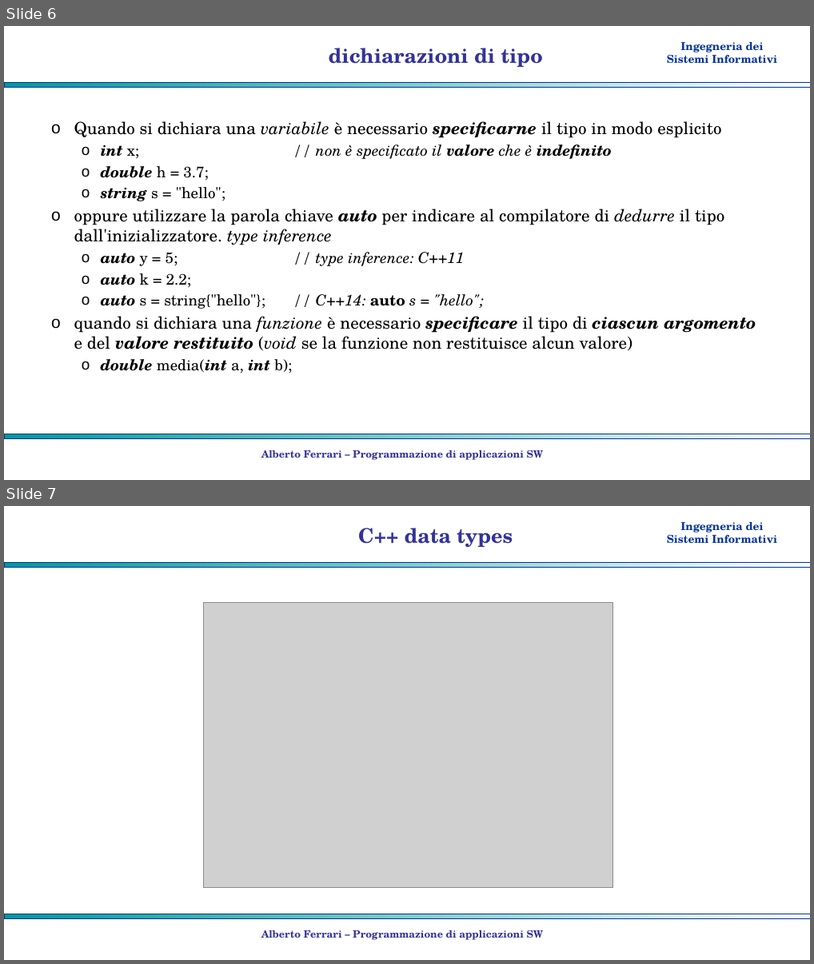
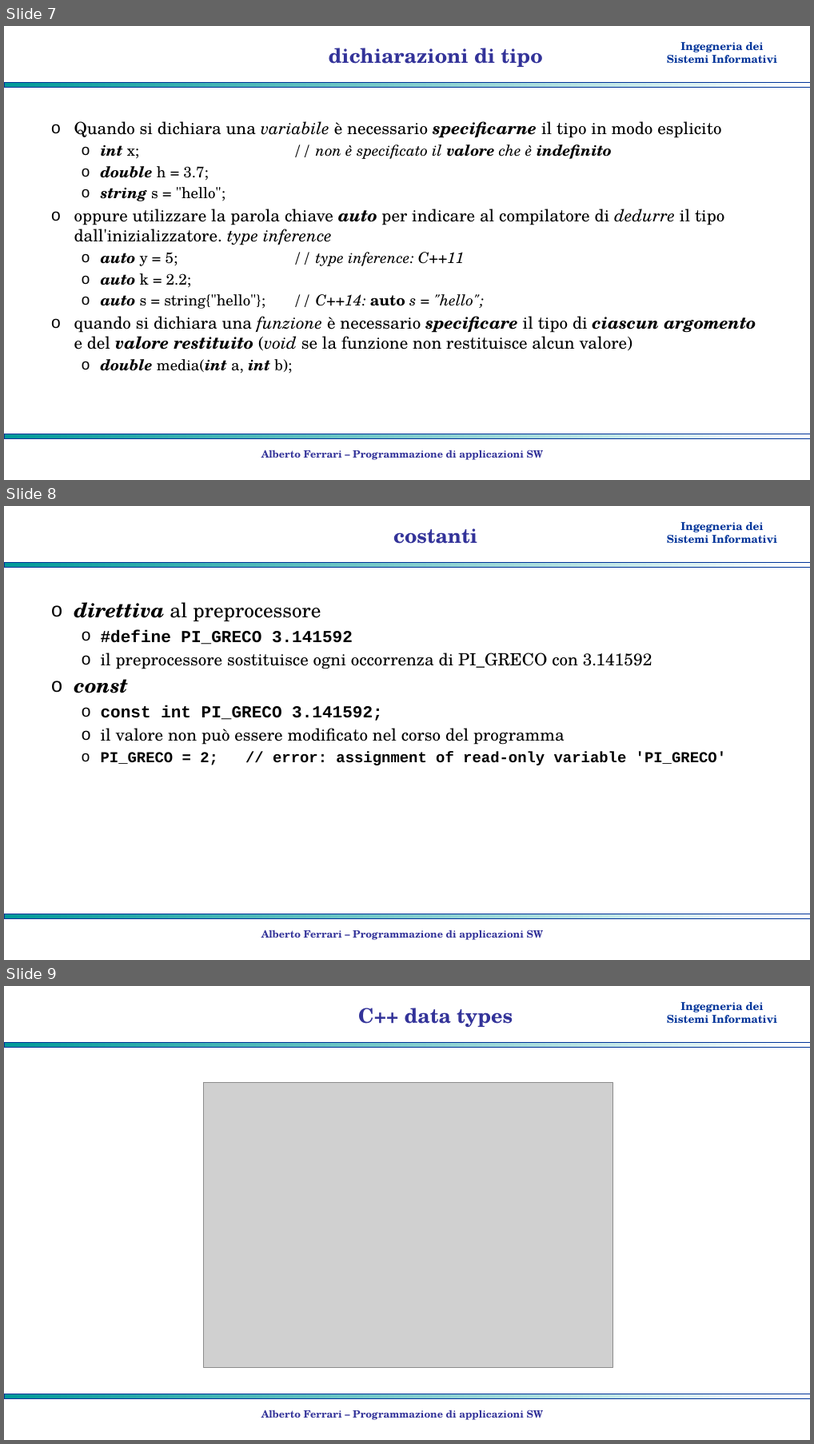
Before and after one commit to albertoferrari/pasw, a slide deck: lezioni/PASW03a - C++ tipi di dato.pptx. Shown one above the other, each under a label of ours: slides 6 and 7 before the commit, slides 7, 8 and 9 after it. The pictures are 814x964 and 814x1444 pixels, drawn with LibreOffice and Linux fonts; fonts in the diff are those of the drawing; grey boxes stand for pictures; background and template pictures are left out. Boxes give left, top, right and bottom in pixels: in the first picture for what was removed or moved away, otherwise in the second. Text is boxed around its words. In the diff, an @@ line names an element or a change of style, - is before the commit and + after.

```diff
--- a/lezioni/PASW03a - C++ tipi di dato.pptx
+++ b/lezioni/PASW03a - C++ tipi di dato.pptx
@@ slide 8 added at <box>4,506,810,960</box>, background #FFFFFF; not listed: 3 template elements that a slide beside it also shows @@
@@ title added at <box>394,528,478,544</box>, 24 pt, text #333399, bold @@
+costanti
@@ text added at <box>74,602,726,765</box>, 20 pt, text #000000 @@
+o direttiva al preprocessore
+  o #define PI_GRECO 3.141592
+  o il preprocessore sostituisce ogni occorrenza di PI_GRECO con 3.141592
+o const
+  o const int PI_GRECO 3.141592;
+  o il valore non può essere modificato nel corso del programma
+  o PI_GRECO = 2; // error: assignment of read-only variable 'PI_GRECO'
@@ text added at <box>262,929,544,940</box>, 12 pt, text #333399, bold @@
+Alberto Ferrari – Programmazione di applicazioni SW
@@ what was slide 6 is now slide 7 @@
@@ what was slide 7 is now slide 9 @@
```
Also in this commit, not shown: 1 slide changed, 2 other slides added, 1 other file.
